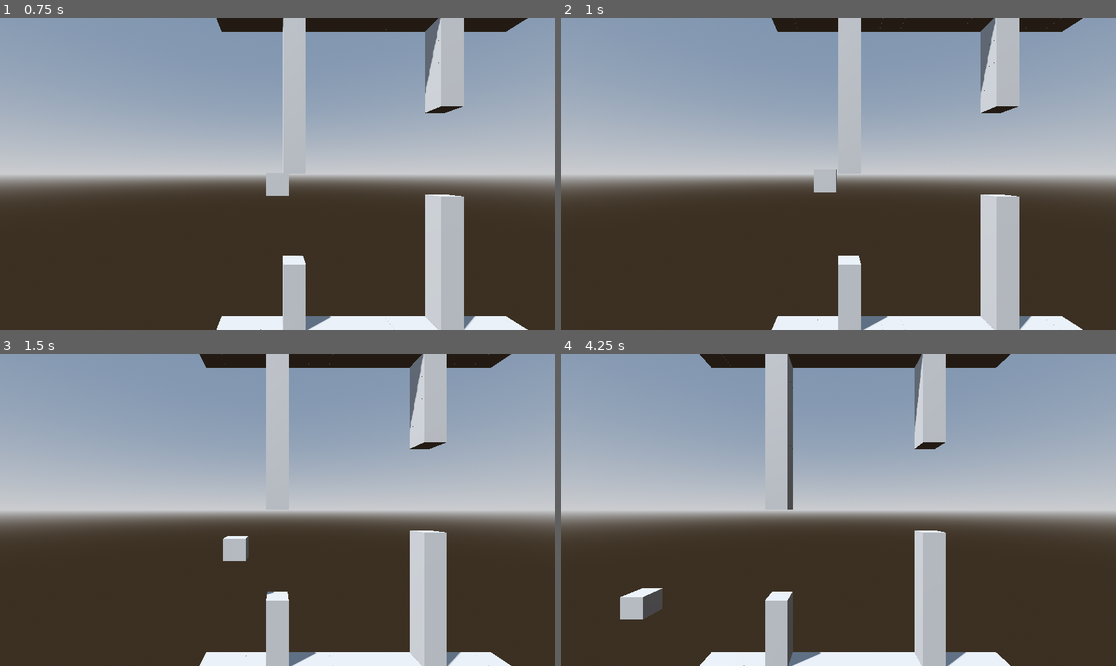
Above: before the commit, frames 1-4 (two rows, left to right).
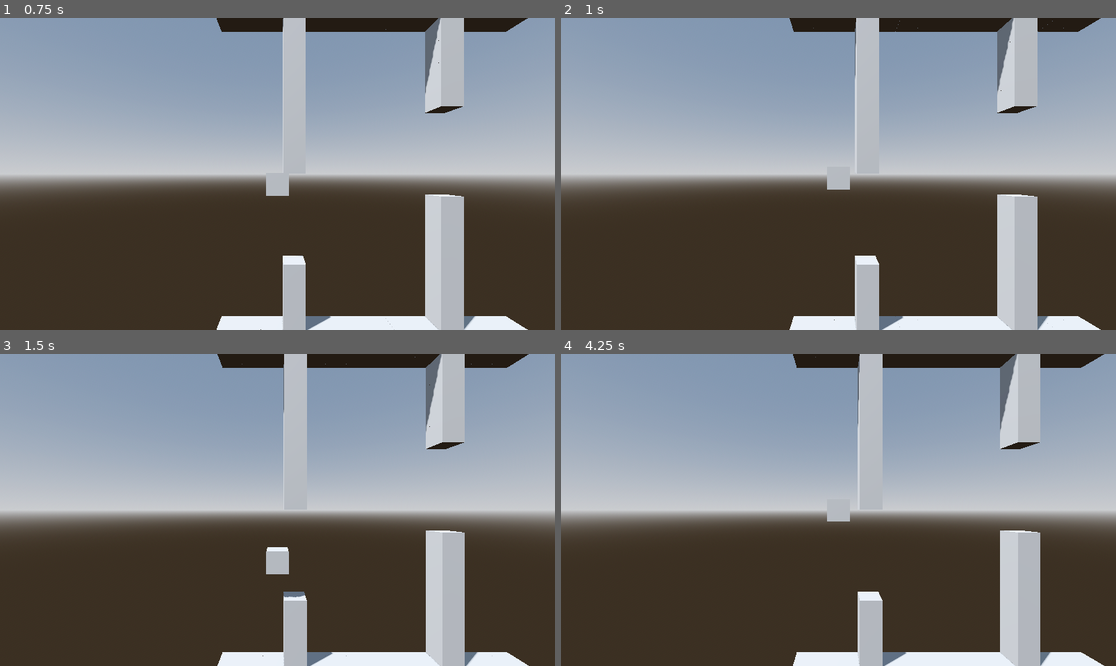
Above: after the commit, the same moments.

Repository: Trouperton/Floppy-Disk-Godot
Game: Godot game, scene res://scenes/Test_Level.tscn
The game is run twice, just before and just after one commit, with the same random seed, the same clock (stepped at 60 frames per second) and the same inputs. The project has no main scene, so this scene is started directly.
Inputs:
- Up to frame 1 (0.75 s): tap Enter (ui_accept) at 0.5 s
- Up to frame 2 (1 s): tap Enter (ui_accept) at 0.77 s
- Up to frame 3 (1.5 s): no input
- Up to frame 4 (4.25 s): tap Enter (ui_accept) at 1.52, 3.02, 3.77 s

Frame 1 is identical in both runs. In frame 2, 11% of the frame differs, in the area x 37-98%, y 0-100%; in frame 3, 12%; in frame 4, 18%, in the area x 10-98%, y 0-100%.

Commit message:
Added a rudimentary lose condition.
To that effect I created an "obstacle" group to put on objects that would make the player lose.

And in the character controller script I added a check for the new group which has the scene get reset.

Diff:
--- a/code/scripts/CharacterController.gd
+++ b/code/scripts/CharacterController.gd
@@ -4,7 +4,11 @@
 
 func _physics_process(delta: float) -> void:
 	if get_slide_collision_count() > 0:
-		print(get_slide_collision(0).get_collider(0).name)
+		print(get_slide_collision(0).get_collider(0).get_groups())
+		for group in get_slide_collision(0).get_collider(0).get_groups():
+			if group == "obstacle":
+				print("lose")
+				get_tree().reload_current_scene()
 	# Add the gravity.
 	if not is_on_floor():
 		velocity += get_gravity() * delta
--- a/project.godot
+++ b/project.godot
@@ -14,6 +14,10 @@
 config/features=PackedStringArray("4.6", "Forward Plus")
 config/icon="res://icon.svg"
 
+[global_group]
+
+obstacle="Cause the player to lose if collided with."
+
 [physics]
 
 3d/physics_engine="Jolt Physics"
--- a/scenes/Test_Level.tscn
+++ b/scenes/Test_Level.tscn
@@ -32,7 +32,7 @@
 
 [node name="SegmentManager" type="Node3D" parent="." unique_id=260624578]
 
-[node name="GridMap" type="GridMap" parent="SegmentManager" unique_id=142029549]
+[node name="GridMap" type="GridMap" parent="SegmentManager" unique_id=142029549 groups=["obstacle"]]
 mesh_library = ExtResource("1_yvvix")
 cell_size = Vector3(1, 1, 1)
 data = {
@@ -41,7 +41,7 @@
 script = ExtResource("2_wkt5j")
 metadata/_editor_floor_ = Vector3(0, 0, -1)
 
-[node name="GridMap2" type="GridMap" parent="SegmentManager" unique_id=1865966212]
+[node name="GridMap2" type="GridMap" parent="SegmentManager" unique_id=1865966212 groups=["obstacle"]]
 transform = Transform3D(1, 0, 0, 0, 1, 0, 0, 0, 1, 7, 0, 0)
 mesh_library = ExtResource("1_yvvix")
 cell_size = Vector3(1, 1, 1)
